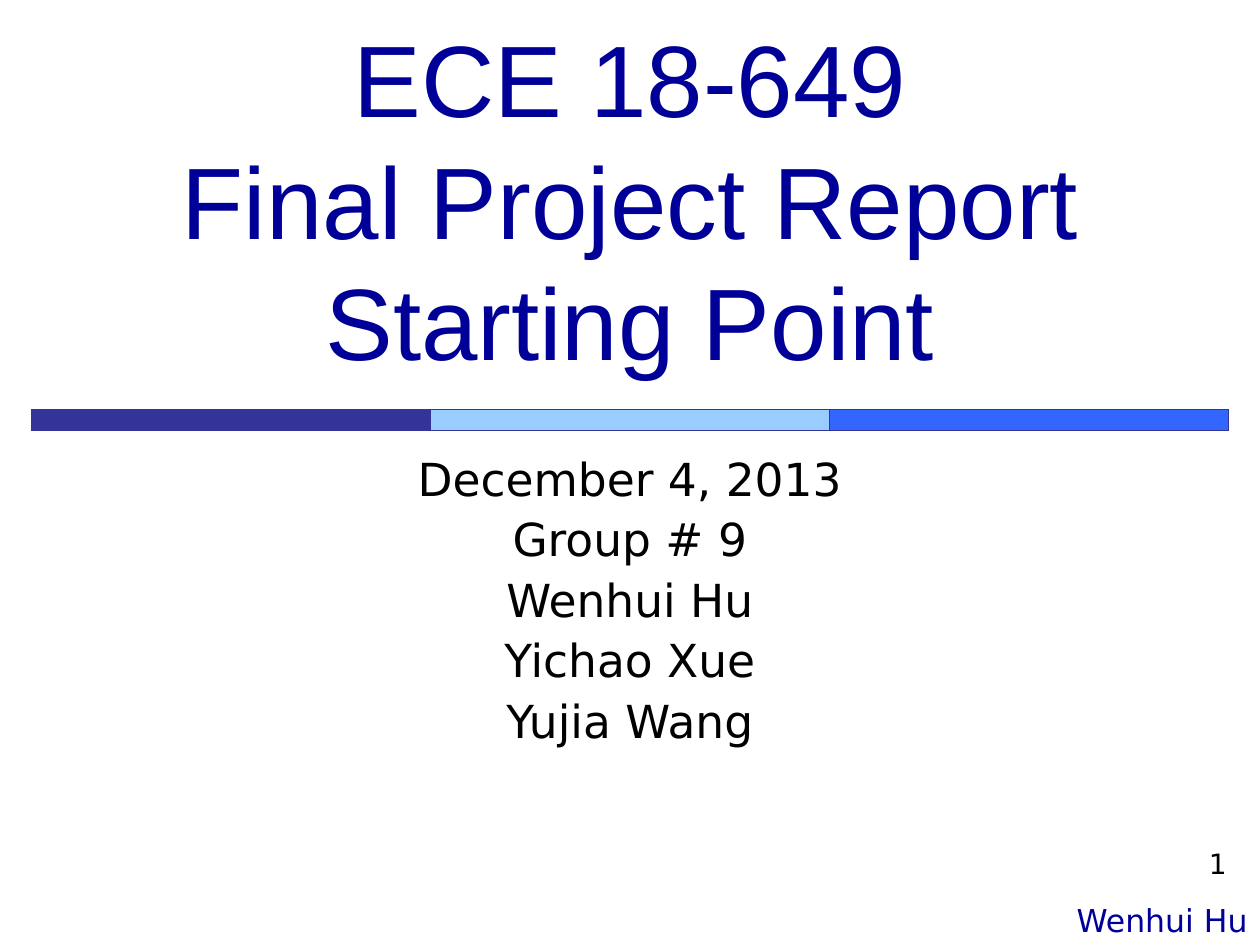
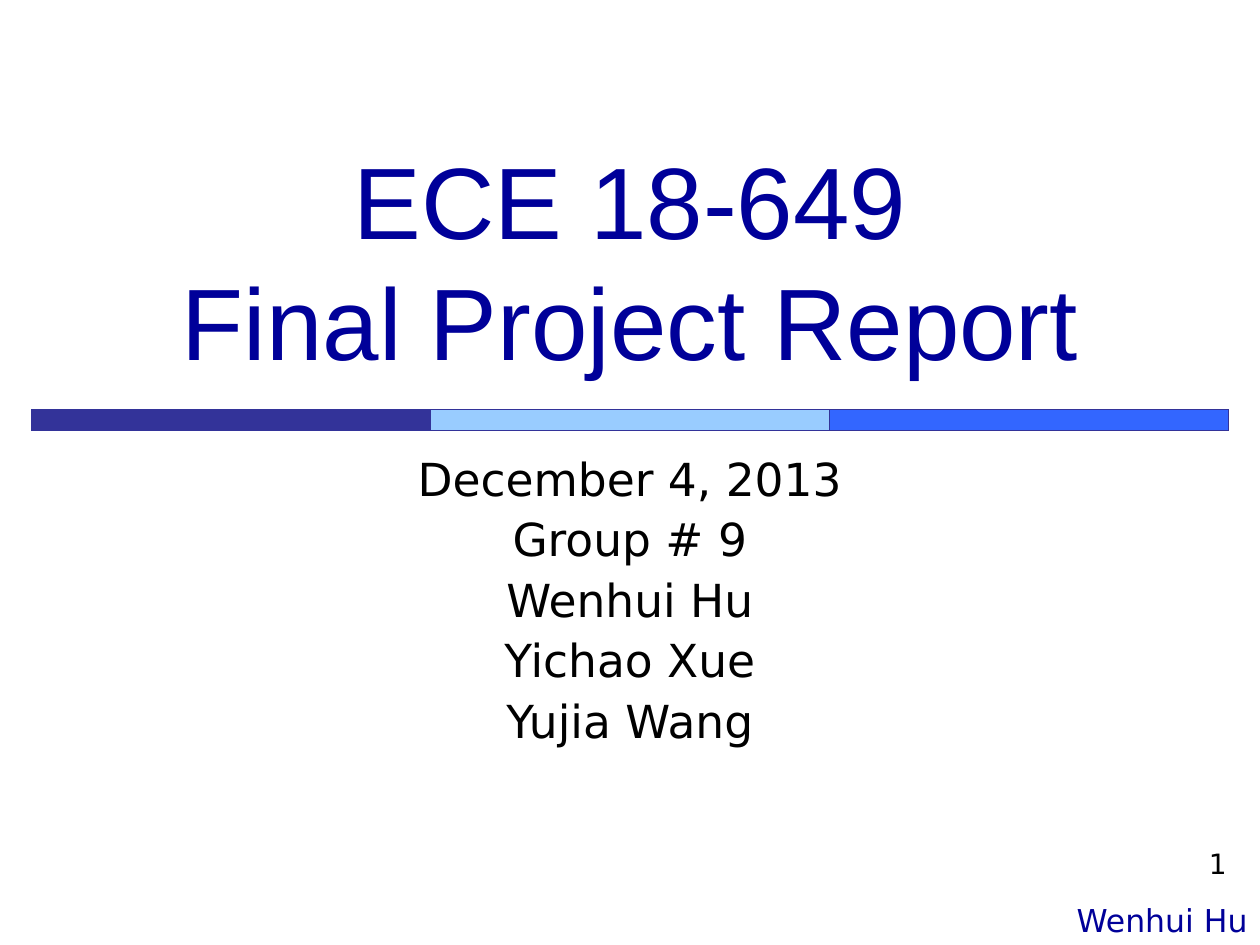
Before and after one commit to Muliang/18649, a slide deck: slide 1 of logs/09_final_pres.ppt. Drawn at 1260x945 pixels with LibreOffice and Linux fonts; fonts in the diff are those of the drawing. Boxes give left, top, right and bottom in pixels: in the first picture for what was removed or moved away, otherwise in the second. Text is boxed around its words. In the diff, an @@ line names an element or a change of style, - is before the commit and + after.

```diff
--- a/logs/09_final_pres.ppt
+++ b/logs/09_final_pres.ppt
@@ title at (182, 168, 1077, 379): text changed @@
-ECE 18-649
-Final Project Report Starting Point
+ECE 18-649
+Final Project Report
```
Also in this commit, not shown: 6 other slides changed, 25 slides added, 1 slide removed.
